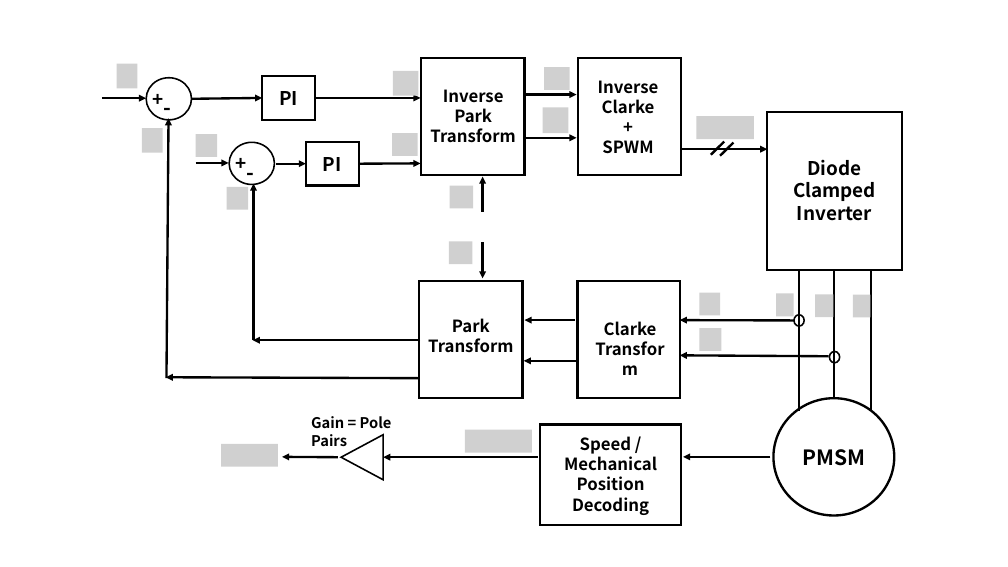
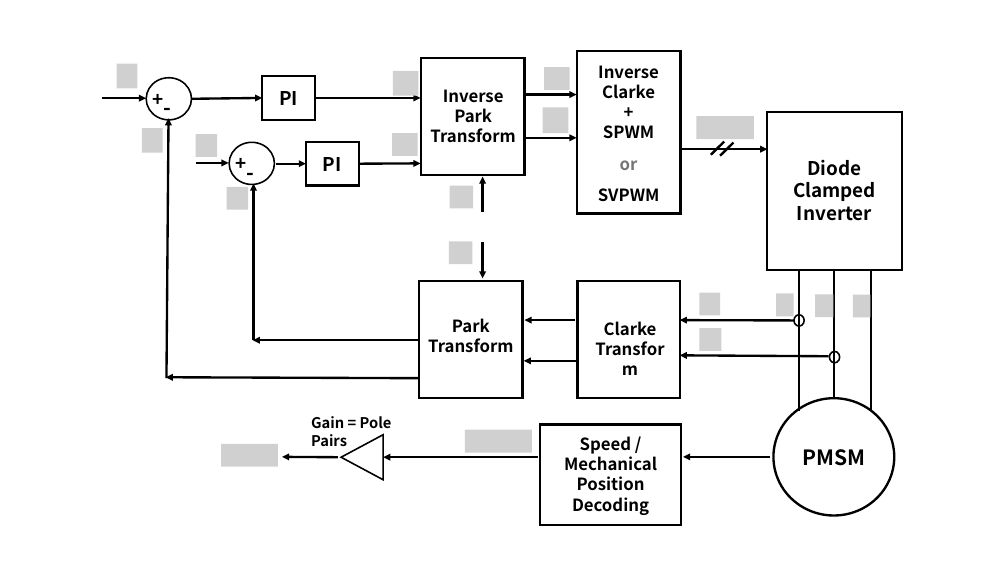
Before and after one commit to ssyps2/PMSM_Motor_FOC, a slide deck: slide 3 of Dissertation/Figures/Figures.pptx. Drawn at 1008x567 pixels with LibreOffice and Linux fonts; fonts in the diff are those of the drawing; grey boxes stand for pictures. Boxes give left, top, right and bottom in pixels: in the first picture for what was removed or moved away, otherwise in the second. Text is boxed around its words. In the diff, an @@ line names an element or a change of style, - is before the commit and + after.

```diff
--- a/Dissertation/Figures/Figures.pptx
+++ b/Dissertation/Figures/Figures.pptx
@@ rectangle: place and size @@
-rectangle at <box>578,58,681,175</box>
+rectangle at <box>577,51,681,213</box>
@@ text "Inverse Clarke + SPWM": place and size @@
-text "Inverse Clarke + SPWM" at <box>598,80,659,154</box>
+text "Inverse Clarke + SPWM" at <box>598,65,660,201</box>
@@ text at <box>598,160,660,201</box>: paragraphs added @@
+or
+SVPWM
```
Also in this commit, not shown: 2 other slides changed, 2 slides added, 23 other files.
